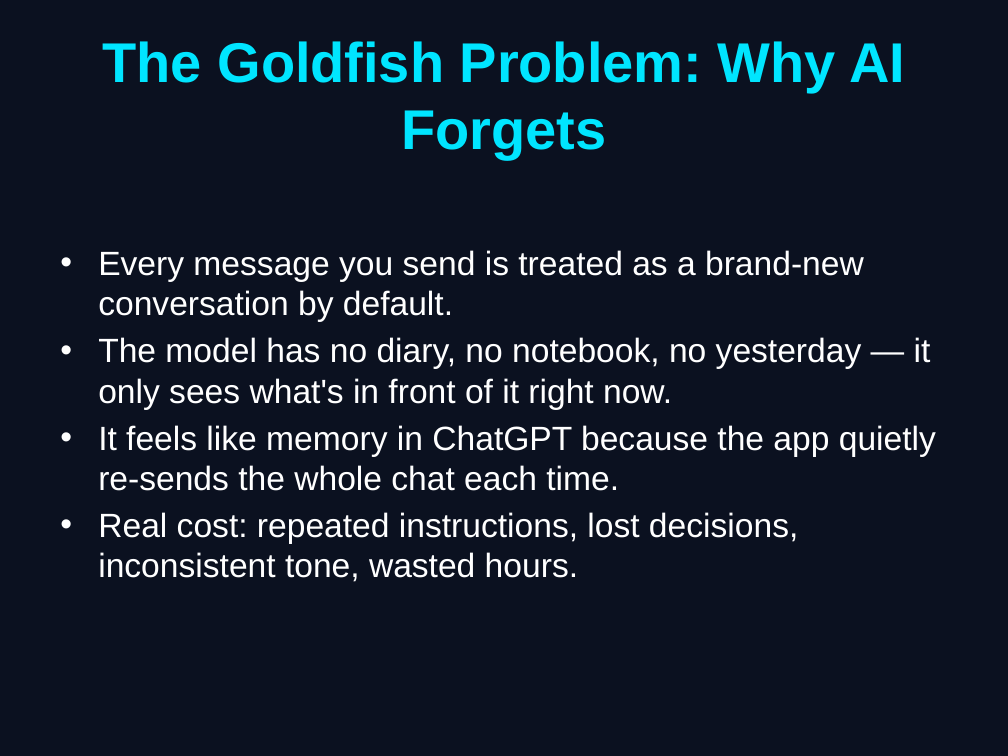
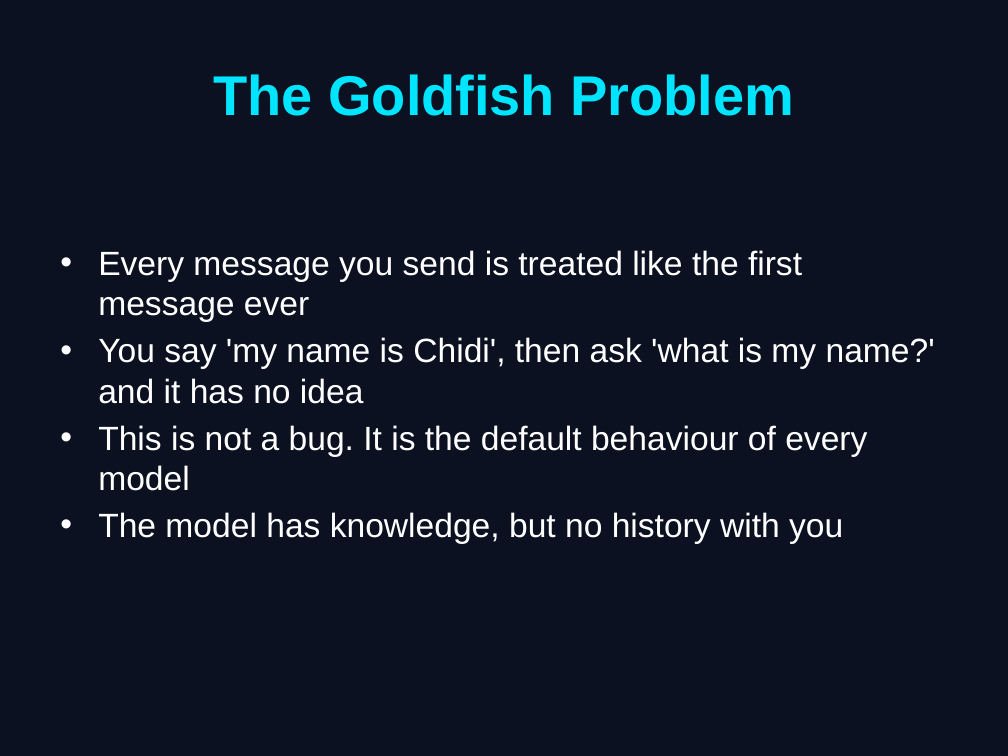
Before and after one commit to INTeniola/agentic-courses, a slide deck: slide 3 of ai-beginner-bootcamp-outline/day_3/Day_3_Slides.pptx. Drawn at 1008x756 pixels with LibreOffice and Linux fonts; fonts in the diff are those of the drawing. Boxes give left, top, right and bottom in pixels: in the first picture for what was removed or moved away, otherwise in the second. Text is boxed around its words. In the diff, an @@ line names an element or a change of style, - is before the commit and + after.

```diff
--- a/ai-beginner-bootcamp-outline/day_3/Day_3_Slides.pptx
+++ b/ai-beginner-bootcamp-outline/day_3/Day_3_Slides.pptx
@@ title at [213, 74, 795, 116]: text changed @@
-The Goldfish Problem: Why AI Forgets
+The Goldfish Problem
@@ text at [98, 250, 935, 544]: text changed @@
-• Every message you send is treated as a brand-new conversation by default.
-• The model has no diary, no notebook, no yesterday — it only sees what's in front of it right now.
-• It feels like memory in ChatGPT because the app quietly re-sends the whole chat each time.
-• Real cost: repeated instructions, lost decisions, inconsistent tone, wasted hours.
+• Every message you send is treated like the first message ever
+• You say 'my name is Chidi', then ask 'what is my name?' and it has no idea
+• This is not a bug. It is the default behaviour of every model
+• The model has knowledge, but no history with you
```
Also in this commit, not shown: 5 other slides changed, 2 slides added, 2 slides removed, 35 other files.
